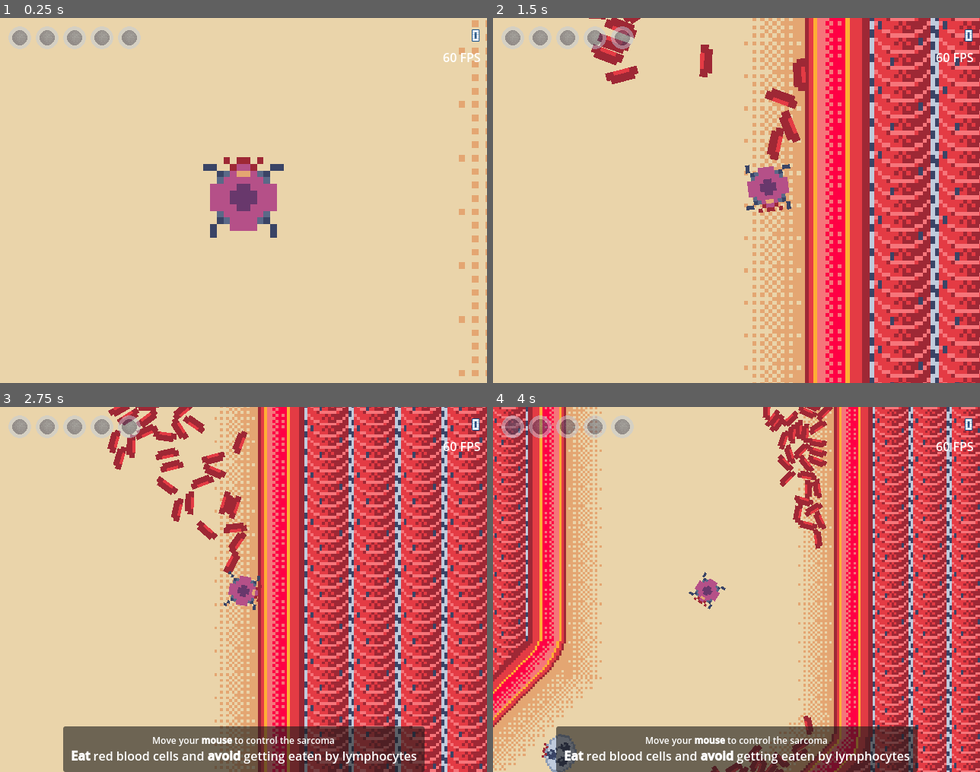
Above: before the commit, frames 1-4 (two rows, left to right).
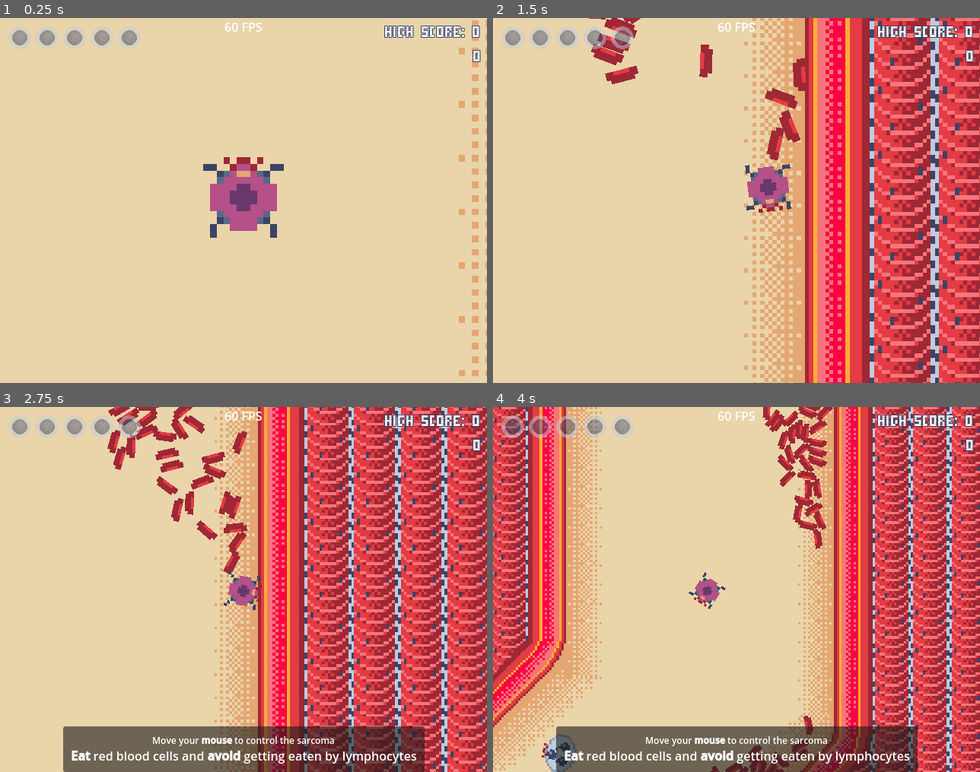
Above: after the commit, the same moments.

Repository: BertrandBordage/Bloody-Sarcoma
Game: Godot game, scene res://level_0.tscn
Two runs of this game, one before a commit and one after it. Both use one fixed random seed, a clock stepped at 60 frames per second and the inputs below. Sound files missing from this copy of the repository are replaced by a short silence.
Inputs (mouse positions are in pixels of both pictures, inside the frame that each line leads up to):
- Up to frame 1 (0.25 s): no input
- Up to frame 2 (1.5 s): tap Enter at 0.5 s; move the mouse to (843, 182) at 0.52 s; hold Right (right) 0.53-1.25 s; tap Space (metastasize) at 0.6 s; click (843, 182) at 0.67 s; drag from (639, 218) to (799, 204) at 1.27 s
- Up to frame 3 (2.75 s): move the mouse to (292, 509) at 2.02 s; hold Right (right) from 2.03 s (still down); tap Space (metastasize) at 2.1 s
- Up to frame 4 (4 s): release Right (right) at 2.75 s; drag from (712, 662) to (590, 534) at 2.77 s; move the mouse to (882, 644) at 3.52 s; hold Left (left) from 3.53 s (still down); tap Space (metastasize) at 3.6 s

The runs differ from the first frame. In frame 1, 0.7% of the frame differs, in the area x 46-99%, y 1-13%; in frame 2, 0.7%; in frame 3, 0.7%; in frame 4, 0.7%.

Commit message:
Implements high score

Diff:
--- a/Score.gd
+++ b/Score.gd
@@ -2,4 +2,7 @@
 
 
 func _process(_delta):
-    text = "%s" % PlayerData.score
+    text = "HIGH SCORE: %s\n%s" % [
+        max(PlayerData.high_score, PlayerData.score),
+        PlayerData.score,
+    ]
--- a/autoload/PlayerData.gd
+++ b/autoload/PlayerData.gd
@@ -7,8 +7,10 @@
 const MIN_ZOOM = Vector2(1.5, 1.5)
 const MAX_ZOOM = Vector2(3.0, 3.0)
 const MAX_THREAT_LEVEL: float = 5.0
+const HIGH_SCORE_PATH: String = "user://high_score.save"
 var threat_level: float = 0.0
 var score: int = 0
+var high_score: int = 0
 var cluster: Node2D
 var camera: Camera2D
 var initial_zoom: Vector2
@@ -28,6 +30,8 @@
 
 
 func restart():
+    save_high_score()
+    high_score = read_high_score()
     threat_level = 0.0
     score = 0
     for cell in cluster.get_children():
@@ -42,6 +46,27 @@
     cluster.smoothed_position = camera.position
     initial_zoom_tween()
     cooldown_timer.stop()
+
+
+func read_high_score():
+    if FileAccess.file_exists(HIGH_SCORE_PATH):
+        return FileAccess.open(
+            HIGH_SCORE_PATH, FileAccess.READ,
+        ).get_64()
+    return 0
+
+
+func save_high_score():
+    if score > high_score:
+        FileAccess.open(HIGH_SCORE_PATH, FileAccess.WRITE).store_64(score)
+
+
+func _ready():
+    high_score = read_high_score()
+
+
+func _exit_tree():
+    save_high_score()
 
 
 func _process(_delta):
--- a/playable_cell_cluster.tscn
+++ b/playable_cell_cluster.tscn
@@ -101,26 +101,32 @@
 stretch_mode = 5
 
 [node name="Score" type="Label" parent="Overlay"]
-offset_left = 456.0
-offset_top = 8.0
-offset_right = 632.0
-offset_bottom = 31.0
-theme_override_colors/font_outline_color = Color(0.0705882, 0.305882, 0.537255, 1)
+offset_left = 376.0
+offset_top = 2.0
+offset_right = 633.0
+offset_bottom = 67.0
+theme_override_colors/font_outline_color = Color(0.227451, 0.266667, 0.4, 1)
 theme_override_constants/outline_size = 4
+theme_override_constants/line_spacing = 0
 theme_override_fonts/font = ExtResource("7_rckg4")
-theme_override_font_sizes/font_size = 30
-text = "1234567"
+theme_override_font_sizes/font_size = 31
+text = "HIGH SCORE: 1234567
+1234567"
 horizontal_alignment = 2
 script = ExtResource("7_4hjp6")
 
 [node name="FPS" parent="Overlay" instance=ExtResource("4_5xils")]
 process_mode = 3
-offset_left = 568.0
-offset_top = 40.0
-offset_right = 632.0
-offset_bottom = 64.0
+anchors_preset = 5
+anchor_left = 0.5
+anchor_right = 0.5
+offset_left = -32.0
+offset_top = 0.0
+offset_right = 32.0
+offset_bottom = 24.0
+grow_horizontal = 2
 text = "?? FPS"
-horizontal_alignment = 2
+horizontal_alignment = 1
 
 [node name="MetastasizeUI" type="CanvasLayer" parent="."]
 unique_name_in_owner = true
